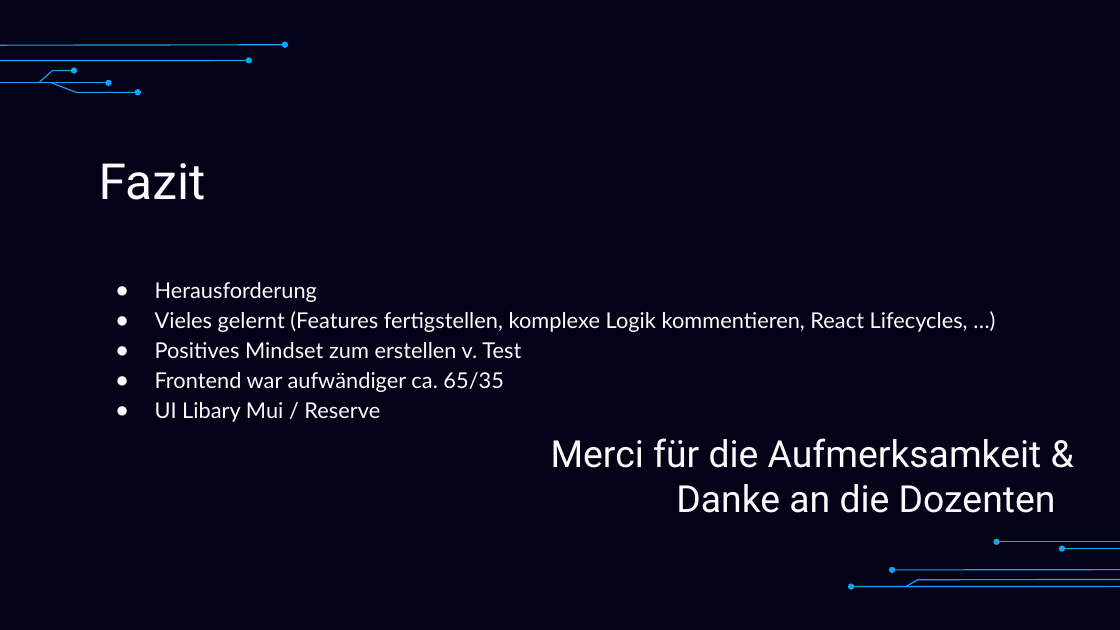
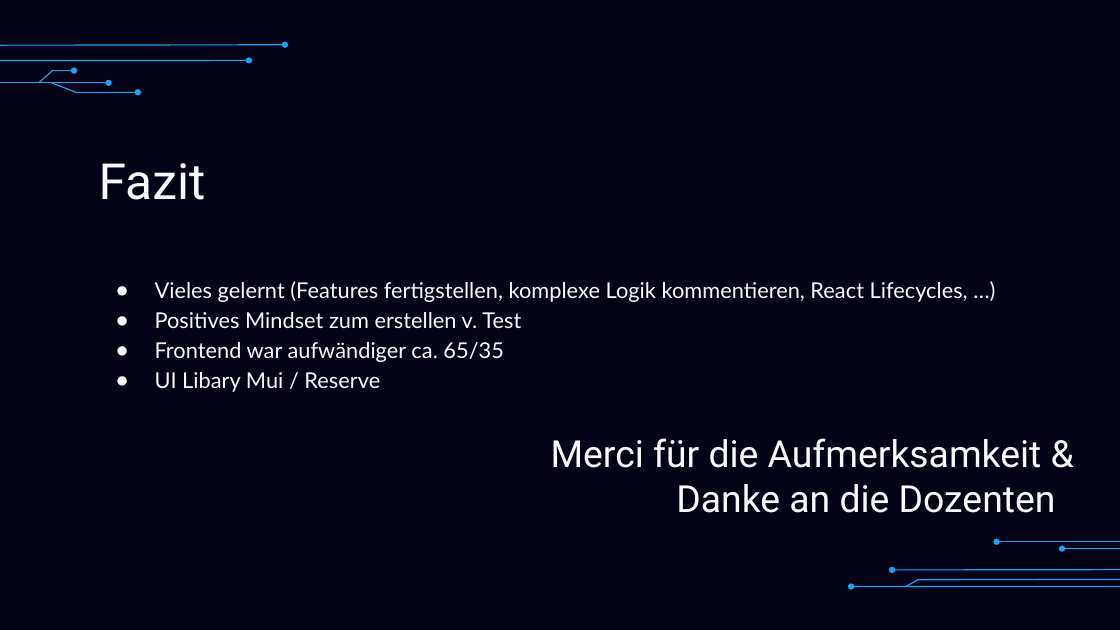
Before and after one commit to kayssmile/SideLink, a slide deck: slide 18 of _Documentation/präsentation.pptx. Drawn at 1120x630 pixels with LibreOffice and Linux fonts; fonts in the diff are those of the drawing; background and template pictures are left out. Boxes give left, top, right and bottom in pixels: in the first picture for what was removed or moved away, otherwise in the second. Text is boxed around its words. In the diff, an @@ line names an element or a change of style, - is before the commit and + after.

```diff
--- a/_Documentation/präsentation.pptx
+++ b/_Documentation/präsentation.pptx
@@ subtitle at (155,282,317,302): paragraph removed @@
-● Herausforderung
```
Also in this commit, not shown: 4 other slides changed, 16 other files.
